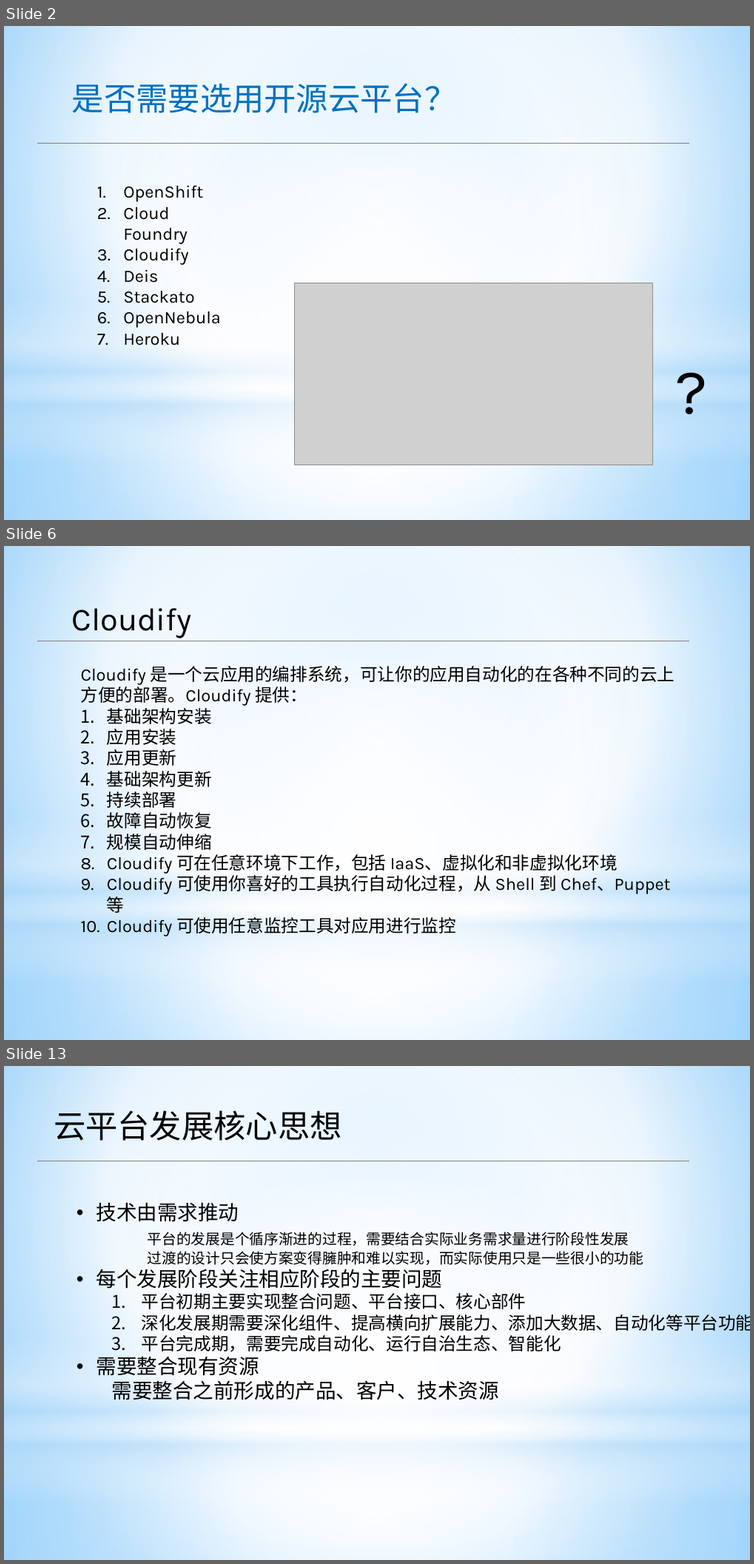
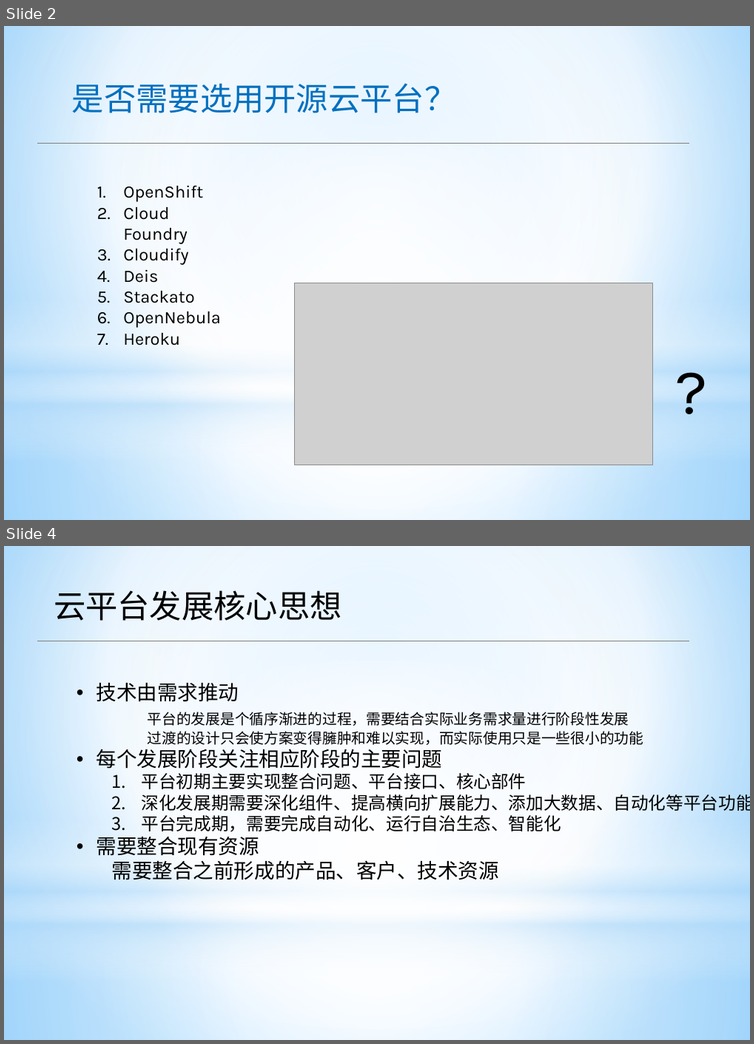
Before and after one commit to apporoad/DesignAndScheme2017, a slide deck: c云服务架构/Paas架构设计.pptx. Shown one above the other, each under a label of ours: slides 2, 6 and 13 before the commit, slides 2 and 4 after it; the slides between them are not shown. The pictures are 754x1564 and 754x1044 pixels, drawn with LibreOffice and Linux fonts; fonts in the diff are those of the drawing; grey boxes stand for pictures. Boxes give left, top, right and bottom in pixels: in the first picture for what was removed or moved away, otherwise in the second. Text is boxed around its words. In the diff, an @@ line names an element or a change of style, - is before the commit and + after.

```diff
--- a/c云服务架构/Paas架构设计.pptx
+++ b/c云服务架构/Paas架构设计.pptx
@@ slide 6 removed at (4, 546, 750, 1040), background gradient #9ED5FF to #FFFFFF to #5BB9FF; not listed: 4 template elements that a slide beside it also shows @@
@@ text removed at (72, 608, 192, 638) @@
-Cloudify
@@ line removed from (37, 641) to (689, 641) @@
@@ text removed at (81, 666, 675, 937) @@
-Cloudify 是一个云应用的编排系统，可让你的应用自动化的在各种不同的云上方便的部署。Cloudify 提供：
-1. 基础架构安装
-2. 应用安装
-3. 应用更新
-4. 基础架构更新
-5. 持续部署
-6. 故障自动恢复
-7. 规模自动伸缩
-8. Cloudify 可在任意环境下工作，包括 IaaS、虚拟化和非虚拟化环境
-9. Cloudify 可使用你喜好的工具执行自动化过程，从 Shell 到 Chef、Puppet 等
-10. Cloudify 可使用任意监控工具对应用进行监控
@@ what was slide 13 is now slide 4 @@
```
Also in this commit, not shown: 8 slides changed, 1 slide added, 11 other slides removed, 5 other files.
